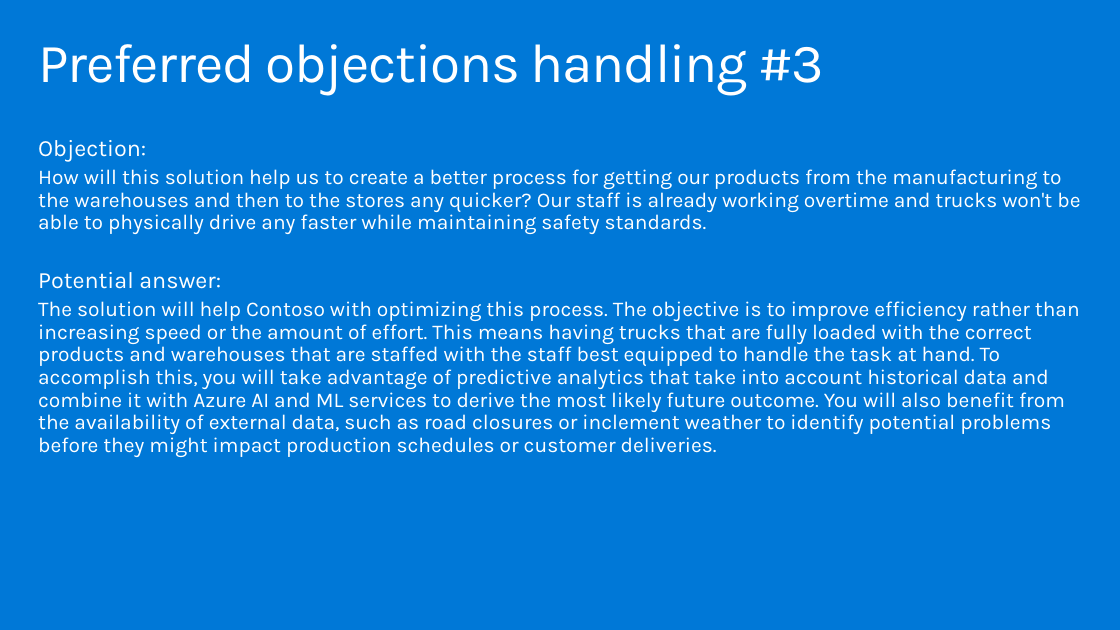
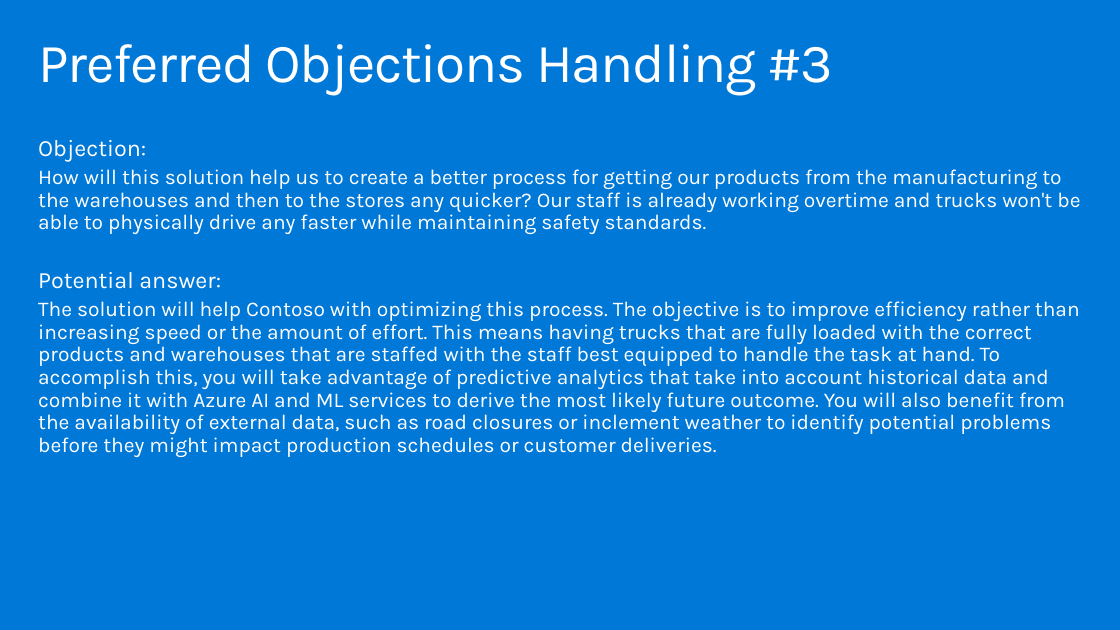
Before and after one commit to DawnmarieDesJardins/MCW-SAP-plus-extend-and-innovate, a slide deck: slide 44 of Whiteboard design session/WDS trainer presentation - SAP_plus_extend_and_innovate.pptx (slide 41 before the commit). Drawn at 1120x630 pixels with LibreOffice and Linux fonts; fonts in the diff are those of the drawing. Boxes give left, top, right and bottom in pixels: in the first picture for what was removed or moved away, otherwise in the second. Text is boxed around its words. In the diff, an @@ line names an element or a change of style, - is before the commit and + after.

```diff
--- a/Whiteboard design session/WDS trainer presentation - SAP_plus_extend_and_innovate.pptx
+++ b/Whiteboard design session/WDS trainer presentation - SAP_plus_extend_and_innovate.pptx
@@ title at box(38, 44, 833, 96): text changed @@
-Preferred objections handling #3
+Preferred Objections Handling #3
```
Also in this commit, not shown: 27 other slides changed, 3 slides added, 3 other files.
